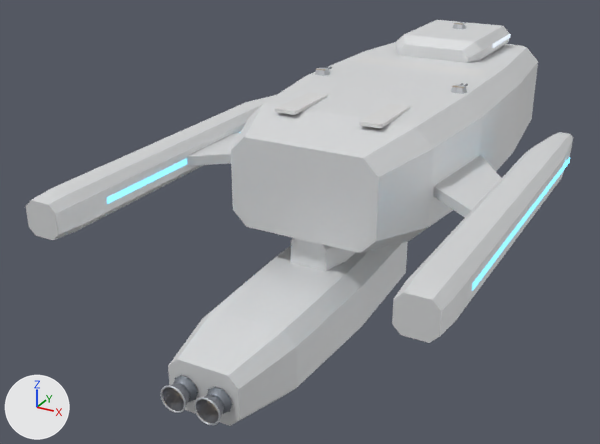
Before and after pictures for a commit that changed the glTF model assets/ships/concord/albatross.glb.
Rendered twice from a camera (50 mm lens) standing at (49.4, -118.9, 45.8) and looking at (-10.5, -10.1, -8.6). The lights are fixed; the arrows at lower left show +X, +Y and +Z. The older version comes first. Where no turn or scale is listed for an object, it has been applied to the vertices.

The older version as bpy lines, for what is in view:
```python
me_mesh_16 = bpy.data.meshes.new('Mesh_16')
me_mesh_16.from_pydata(...)  # 74 vertices, 144 faces; spans x -8.0..8.0, y -12.5..10.0, z -2.1..2.1
me_mesh_16.materials.append(mat_paint_plain)  # white #e7e8ea
me_mesh_23 = bpy.data.meshes.new('Mesh_23')
me_mesh_23.from_pydata(...)  # 8 vertices, 12 faces; spans x -2.6..2.6, y -10.2..12.0, z -0.8..0.8
me_mesh_23.materials.append(mat_paint_plain)  # white #e7e8ea
me_mesh_8 = bpy.data.meshes.new('Mesh_8')
me_mesh_8.from_pydata(...)  # 130 vertices, 256 faces; spans x -7.6..7.6, y -26.0..26.0, z -7.0..3.6
me_mesh_8.materials.append(mat_paint_hull_4)  # white #e7e8ea
ob_command_paint_plain = bpy.data.objects.new('command_paint_plain', me_mesh_16)
ob_command_paint_plain.location = (0.0, 31.3, 14.7)
ob_pylon_starboard_paint_plain = bpy.data.objects.new('pylon_starboard_paint_plain', me_mesh_23)
ob_pylon_starboard_paint_plain.location = (17.1, -11.7, 4.1)
ob_secondary_paint_hull_4 = bpy.data.objects.new('secondary_paint_hull_4', me_mesh_8)
ob_secondary_paint_hull_4.location = (0.0, -26.7, -10.5)
# also in view: 'secondary_drive_metal_3a4049' at (0.0, -53.3, -12.1); 'nacelle_starboard_paint_plain' at (22.4, -16.8, 4.1); 'nacelle_starboard_paint_nacelle' at (25.0, -18.7, 4.1); 'secondary_drive_bell' at (0.0, -54.1, -12.1); 'nacelle_port_paint_plain' at (-22.4, -16.8, 4.1)
```
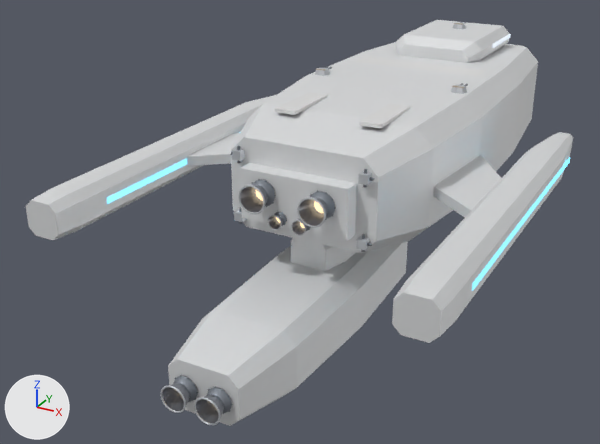
Where the change shows, as pixel boxes [x1, y1, x2, y2] in the pictures (600 x 444 px):
'hull_drive_paint_plain', added
    after: [240, 163, 357, 241]
'hull_drive_bell', added
    after: [240, 185, 328, 235]
'hull_drive_metal_8a9098', added
    after: [232, 148, 372, 250]
'hull_drive_metal_3a4049', added
    after: [252, 179, 335, 231]
'hull_drive_metal_2a2f36', added
    after: [231, 146, 374, 252]
'hull_drive_glow_impulse', added
    after: [256, 190, 324, 228]

The change, as a list of edits to the scene's bpy script:
```text
Add me_mesh_12_1:
    me_mesh_12_1.from_pydata(...)  # 116 vertices, 112 faces; spans x -5.47..5.47, y -44.72..-44.64, z -2.26..2.57
    me_mesh_12_1.materials.append(mat_glow_impulse)  # brown #835a32, glowing beige #ffe2b8
Add me_mesh_11_1:
    me_mesh_11_1.from_pydata(...)  # 536 vertices, 864 faces; spans x -10.6..10.6, y -44.8..-42.2, z -4.8..6.6
    me_mesh_11_1.materials.append(mat_metal_2a2f36)  # grey #71777f
Add me_mesh_10_1:
    me_mesh_10_1.from_pydata(...)  # 640 vertices, 1024 faces; spans x -6.26..6.26, y -45.63..-44.55, z -2.68..3.36
    me_mesh_10_1.materials.append(mat_metal_3a4049)  # grey #838992
Add me_mesh_9_1:
    me_mesh_9_1.from_pydata(...)  # 704 vertices, 1392 faces; spans x -10.1..10.1, y -47.5..-41.8, z -4.2..6.1
    me_mesh_9_1.materials.append(mat_metal_8a9098)  # light grey #c2c6cb
Add me_mesh_8_1:
    me_mesh_8_1.from_pydata(...)  # 672 vertices, 1120 faces; spans x -6.3..6.3, y -47.4..-44.55, z -2.7..3.4
    me_mesh_8_1.materials.append(mat_bell)  # grey #93969e
Add me_mesh_7_1:
    me_mesh_7_1.from_pydata(...)  # a box spanning x -8.0..8.0, y -44.4..-41.7, z -2.9..4.3
    me_mesh_7_1.materials.append(mat_paint_plain)  # white #e7e8ea
Add ob_hull_drive_glow_impulse:
    ob_hull_drive_glow_impulse = bpy.data.objects.new('hull_drive_glow_impulse', me_mesh_12_1)
    ob_hull_drive_glow_impulse.location = (0.0, 13.3, 3.5)
Add ob_hull_drive_metal_2a2f36:
    ob_hull_drive_metal_2a2f36 = bpy.data.objects.new('hull_drive_metal_2a2f36', me_mesh_11_1)
    ob_hull_drive_metal_2a2f36.location = (0.0, 13.3, 3.5)
Add ob_hull_drive_metal_3a4049:
    ob_hull_drive_metal_3a4049 = bpy.data.objects.new('hull_drive_metal_3a4049', me_mesh_10_1)
    ob_hull_drive_metal_3a4049.location = (0.0, 13.3, 3.5)
Add ob_hull_drive_metal_8a9098:
    ob_hull_drive_metal_8a9098 = bpy.data.objects.new('hull_drive_metal_8a9098', me_mesh_9_1)
    ob_hull_drive_metal_8a9098.location = (0.0, 13.3, 3.5)
Add ob_hull_drive_bell:
    ob_hull_drive_bell = bpy.data.objects.new('hull_drive_bell', me_mesh_8_1)
    ob_hull_drive_bell.location = (0.0, 13.3, 3.5)
Add ob_hull_drive_paint_plain:
    ob_hull_drive_paint_plain = bpy.data.objects.new('hull_drive_paint_plain', me_mesh_7_1)
    ob_hull_drive_paint_plain.location = (0.0, 13.3, 3.5)
```
